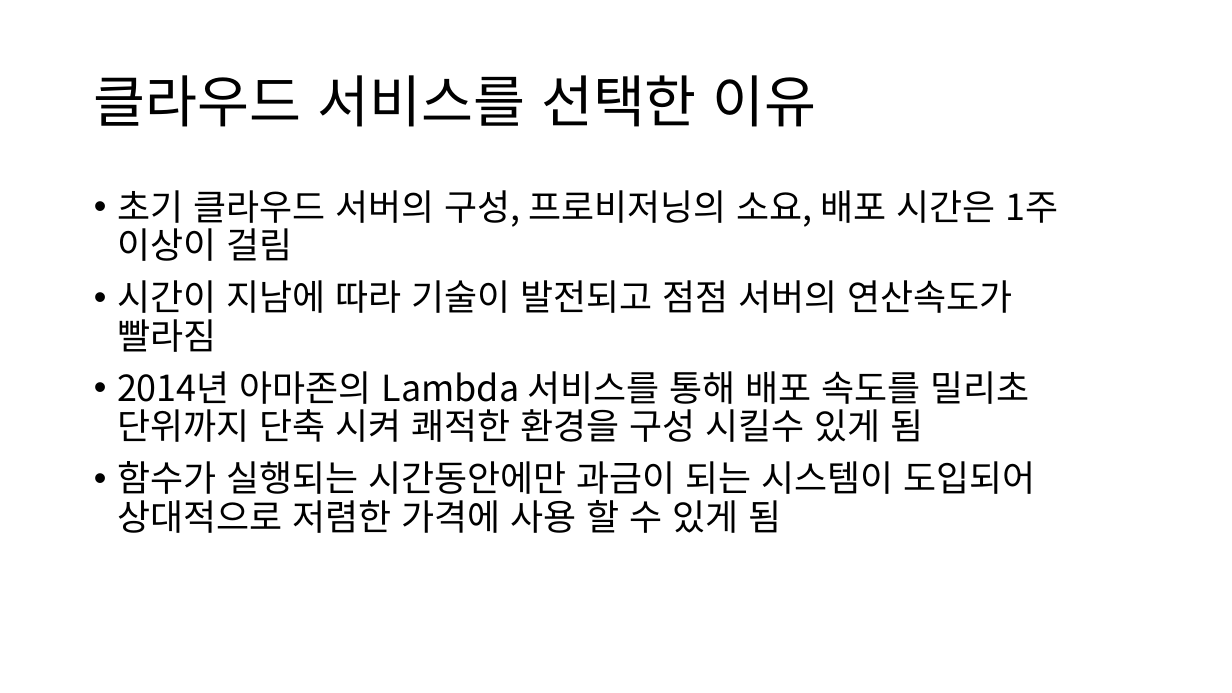
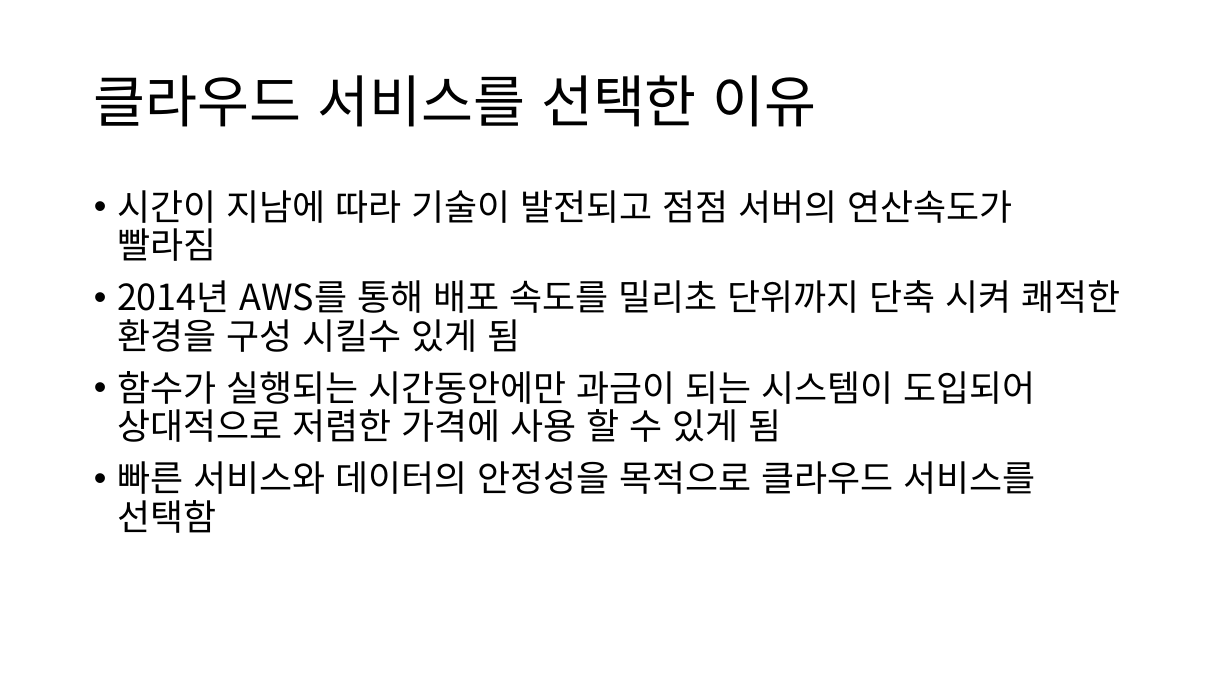
Before and after one commit to popuyaha/mlog-serverless-stack-test, a slide deck: slide 3 of AWS기반 Serverless 아키텍쳐.pptx (slide 2 before the commit). Drawn at 1232x693 pixels with LibreOffice and Linux fonts; fonts in the diff are those of the drawing. Boxes give left, top, right and bottom in pixels: in the first picture for what was removed or moved away, otherwise in the second. Text is boxed around its words. In the diff, an @@ line names an element or a change of style, - is before the commit and + after.

```diff
--- a/AWS기반 Serverless 아키텍쳐.pptx
+++ b/AWS기반 Serverless 아키텍쳐.pptx
@@ text at (117,190,1059,261): paragraph removed @@
-• 초기 클라우드 서버의 구성, 프로비저닝의 소요, 배포 시간은 1주 이상이 걸림
@@ text at (117,280,1121,352): text changed @@
-• 2014년 아마존의 Lambda 서비스를 통해 배포 속도를 밀리초 단위까지 단축 시켜 쾌적한 환경을 구성 시킬수 있게 됨
+• 2014년 AWS를 통해 배포 속도를 밀리초 단위까지 단축 시켜 쾌적한 환경을 구성 시킬수 있게 됨
@@ text at (117,461,1035,533): paragraph added @@
+• 빠른 서비스와 데이터의 안정성을 목적으로 클라우드 서비스를 선택함
```
Also in this commit, not shown: 1 other slide changed, 4 slides added, 2 slides removed, 19 other files.
